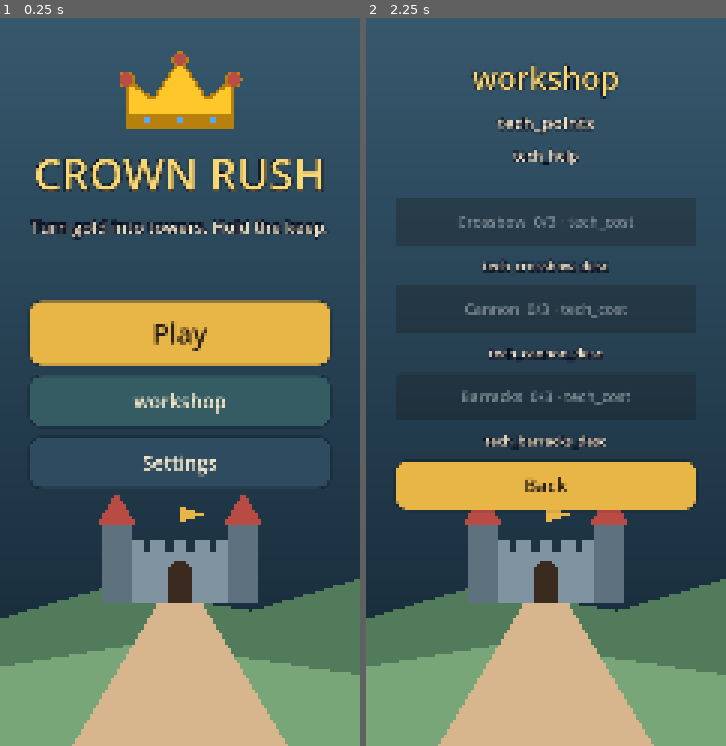
Above: before the commit, frames 1-2 (left to right).
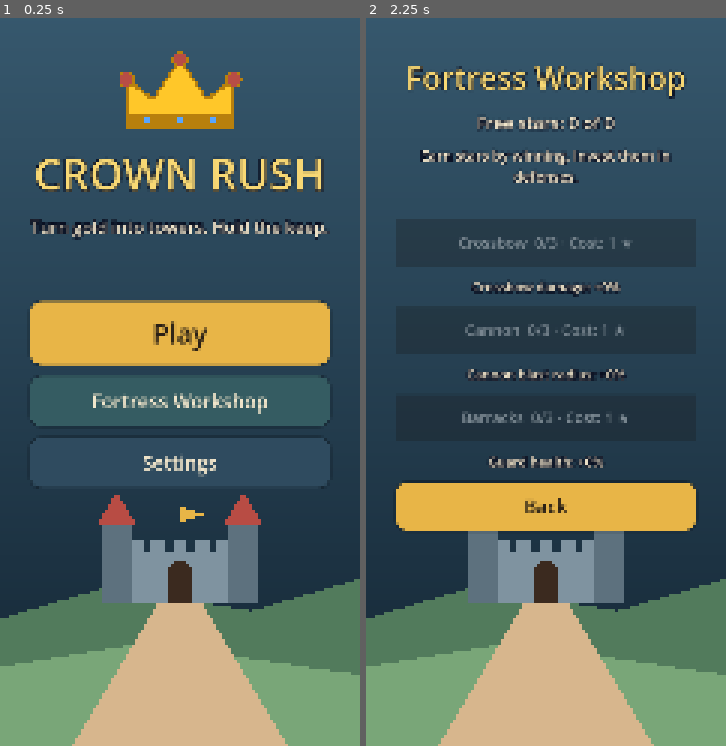
Above: after the commit, the same moments.

Repository: legioner666/Game-
Game: Godot game, scene res://main.tscn
Two runs of this game, one before a commit and one after it. Both use one fixed random seed, a clock stepped at 60 frames per second and the inputs below.
Inputs (mouse positions are in pixels of both pictures, inside the frame that each line leads up to):
- Up to frame 1 (0.25 s): no input
- Up to frame 2 (2.25 s): click (546, 403) at 0.5 s, where only the run before the commit has a clickable "workshop"; click "Back" at 1.25 s; click (546, 403) at 2 s, where only the run after the commit has a clickable "Fortress Workshop"

The runs differ from the first frame. In frame 1, 0.5% of the frame differs, in the area x 25-75%, y 51-55%; in frame 2, 12%, in the area x 8-92%, y 6-71%.

Commit message:
feat(i18n): translate workshop, star economy and tower mastery in UA/EN

Diff:
--- a/godot/i18n.gd
+++ b/godot/i18n.gd
@@ -16,6 +16,15 @@
 	"all_done": {"uk": "Усі рівні пройдено!", "en": "All levels cleared!"},
 	"play": {"uk": "Грати", "en": "Play"},
 	"settings": {"uk": "Налаштування", "en": "Settings"},
+	"workshop": {"uk": "Майстерня фортеці", "en": "Fortress Workshop"},
+	"tech_points": {"uk": "Вільні зірки: %d із %d", "en": "Free stars: %d of %d"},
+	"tech_help": {"uk": "Зірки дають перемоги. Вкладай їх у споруди.", "en": "Earn stars by winning. Invest them in defenses."},
+	"tech_cost": {"uk": "Ціна: %d ★", "en": "Cost: %d ★"},
+	"tech_max": {"uk": "Макс.", "en": "Max"},
+	"tech_reset": {"uk": "Повернути зірки", "en": "Reset upgrades"},
+	"tech_crossbow_desc": {"uk": "Шкода арбалетів: +%d%%", "en": "Crossbow damage: +%d%%"},
+	"tech_cannon_desc": {"uk": "Радіус гармат: +%d%%", "en": "Cannon blast radius: +%d%%"},
+	"tech_barracks_desc": {"uk": "Здоров'я вартових: +%d%%", "en": "Guard health: +%d%%"},
 	"copy_report": {"uk": "Скопіювати звіт", "en": "Copy report"},
 	"copied": {"uk": "Скопійовано ✓", "en": "Copied ✓"},
 	"back": {"uk": "Назад", "en": "Back"},
